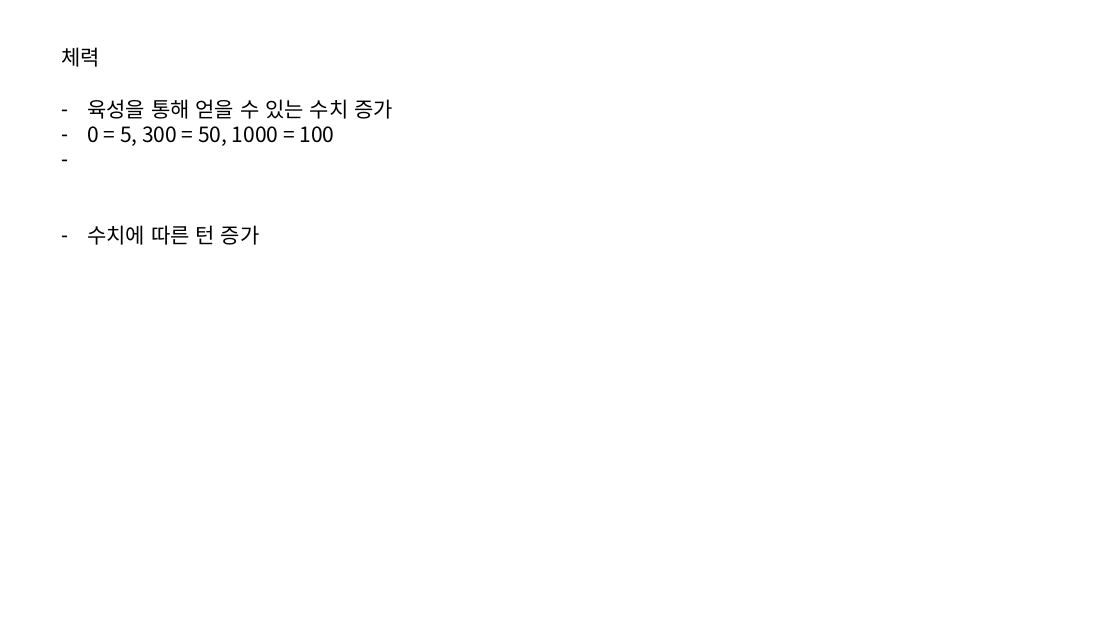
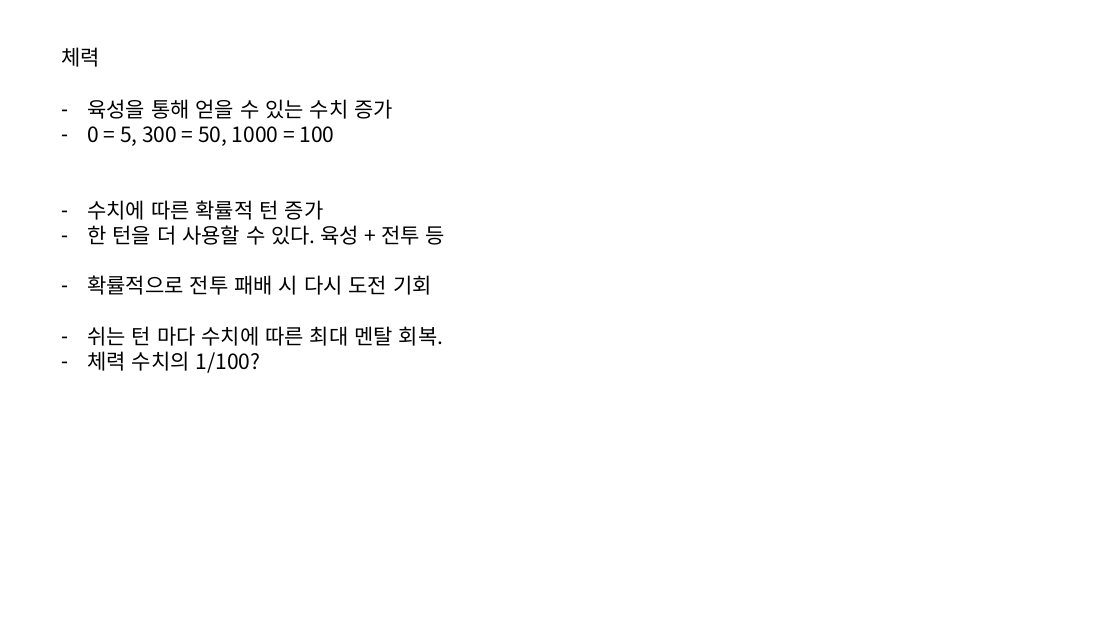
Before and after one commit to IdfKLeh/capstone, a slide deck: slide 4 of 육성.pptx. Drawn at 1120x630 pixels with LibreOffice and Linux fonts; fonts in the diff are those of the drawing. Boxes give left, top, right and bottom in pixels: in the first picture for what was removed or moved away, otherwise in the second. Text is boxed around its words. In the diff, an @@ line names an element or a change of style, - is before the commit and + after.

```diff
--- a/육성.pptx
+++ b/육성.pptx
@@ text at (x1=87, y1=200, x2=445, y2=373): text changed @@
-– 수치에 따른 턴 증가
+– 수치에 따른 확률적 턴 증가
+– 한 턴을 더 사용할 수 있다. 육성 + 전투 등
+– 확률적으로 전투 패배 시 다시 도전 기회
+– 쉬는 턴 마다 수치에 따른 최대 멘탈 회복.
+– 체력 수치의 1/100?
```
Also in this commit, not shown: 4 other slides changed, 3 slides added, 3 other files.
